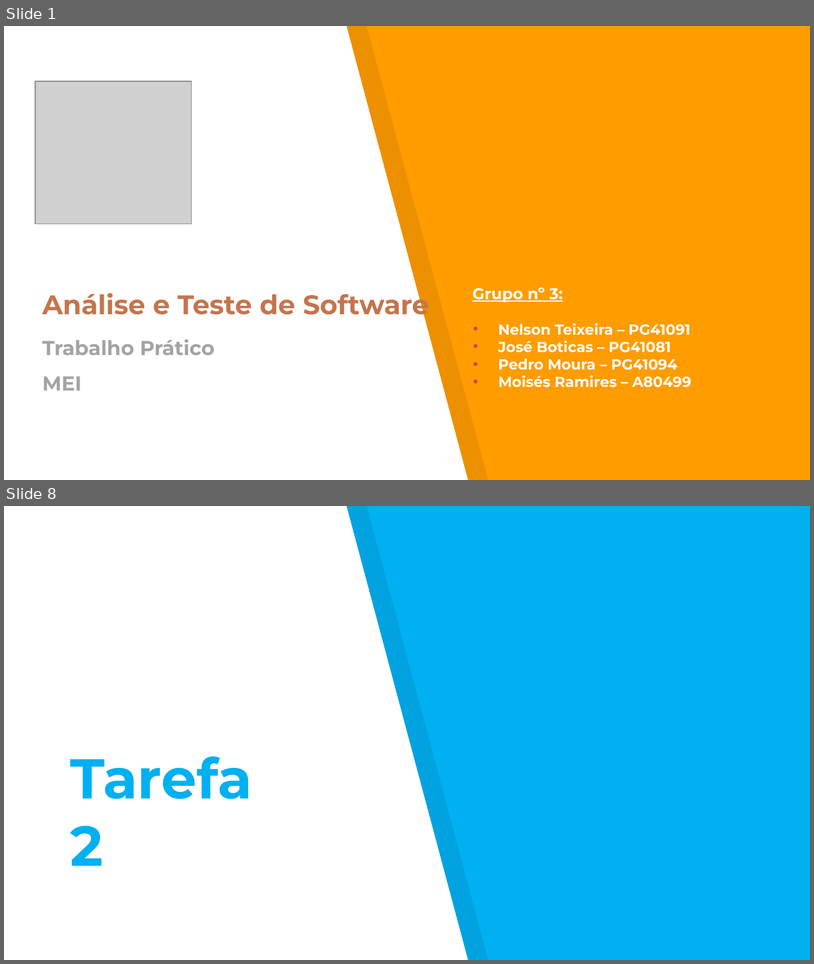
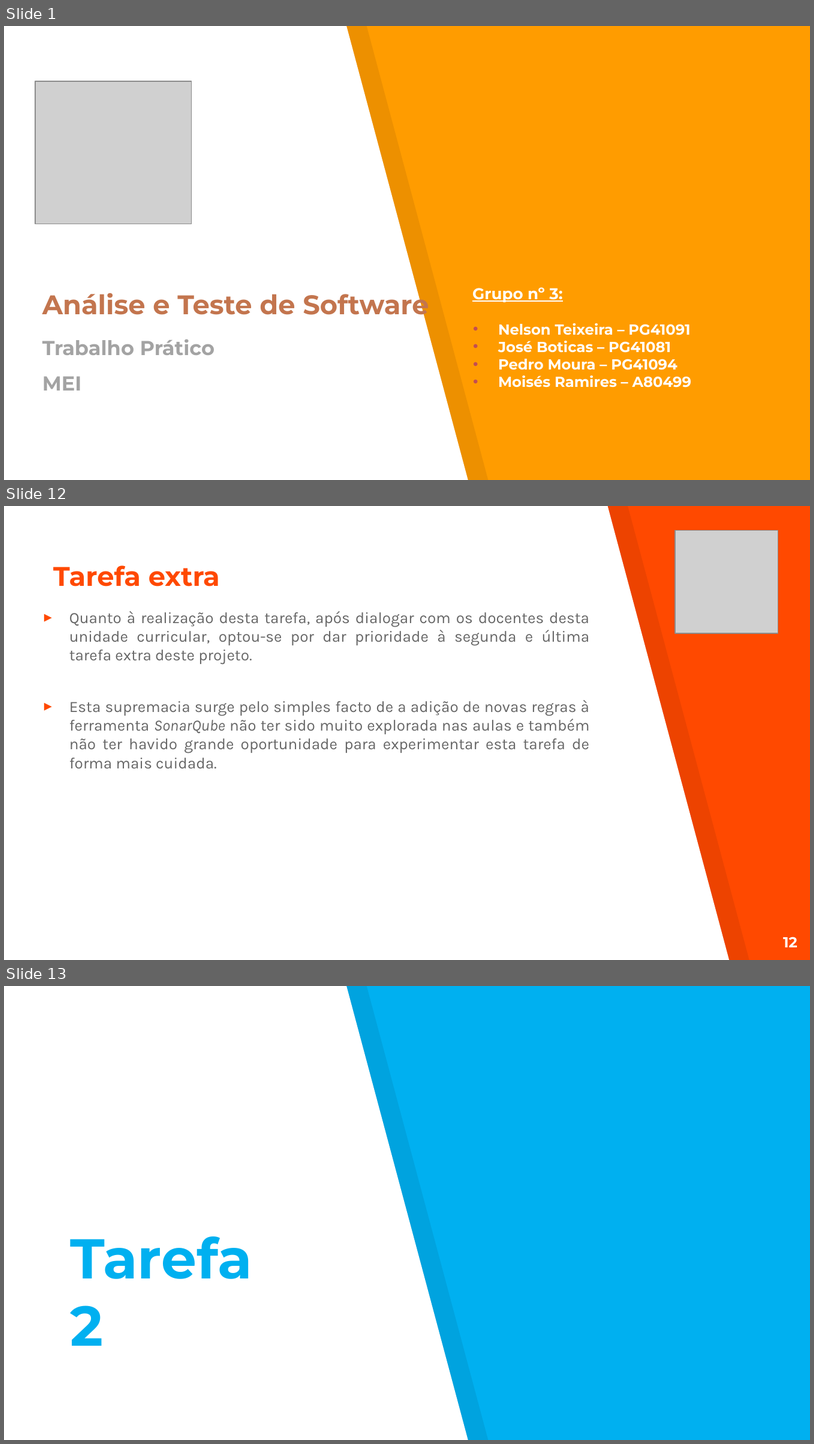
Before and after one commit to Nelson198/ATS, a slide deck: Apresentação.pptx. Shown one above the other, each under a label of ours: slides 1 and 8 before the commit, slides 1, 12 and 13 after it; the slides between them are not shown. The pictures are 814x964 and 814x1444 pixels, drawn with LibreOffice and Linux fonts; fonts in the diff are those of the drawing; grey boxes stand for pictures. Boxes give left, top, right and bottom in pixels: in the first picture for what was removed or moved away, otherwise in the second. Text is boxed around its words. In the diff, an @@ line names an element or a change of style, - is before the commit and + after.

Commit message:
#71 Commit: Relatório + PPT     --> Correção de uma gralha no relatório;     --> PPT: Introdução e Tarefa 1.

```diff
--- a/Apresentação.pptx
+++ b/Apresentação.pptx
@@ slide 12 added at [4, 506, 810, 960], background #FF4900 @@
@@ freeform shape added at [4, 506, 730, 960], fill #FFFFFF @@
@@ freeform shape added at [24, 506, 750, 960], fill #000000 at 7% opacity @@
@@ picture added at [676, 530, 779, 633] @@
@@ title added at [53, 565, 220, 586], 24 pt, text #FF4900, bold @@
+Tarefa extra
@@ text added at [69, 611, 590, 769], 14 pt, text #666666 @@
+▸ Quanto à realização desta tarefa, após dialogar com os docentes desta unidade curricular, optou-se por dar prioridade à segunda e última tarefa extra deste projeto.
+▸ Esta supremacia surge pelo simples facto de a adição de novas regras à ferramenta SonarQube não ter sido muito explorada nas aulas e também não ter havido grande oportunidade para experimentar esta tarefa de forma mais cuidada.
@@ page number added at [783, 936, 798, 947], 13 pt, text #FFFFFF, bold @@
+12
@@ what was slide 8 is now slide 13 @@
```
Also in this commit, not shown: 5 slides changed, 6 other slides added, 2 slides removed, 2 other files.
